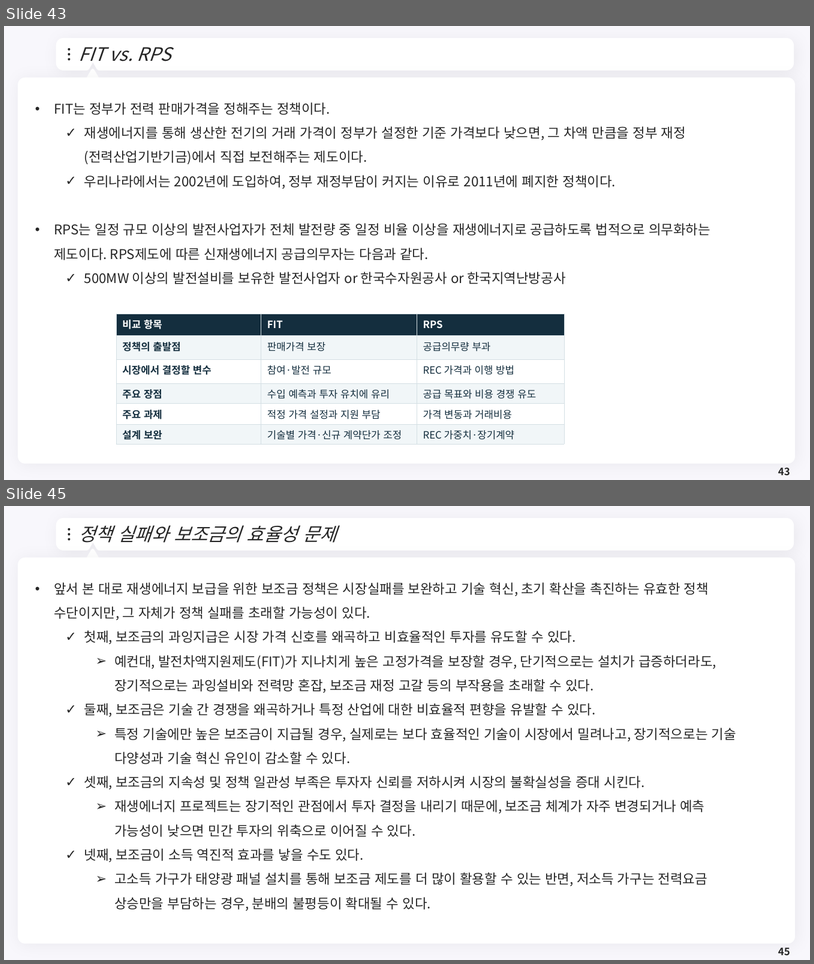
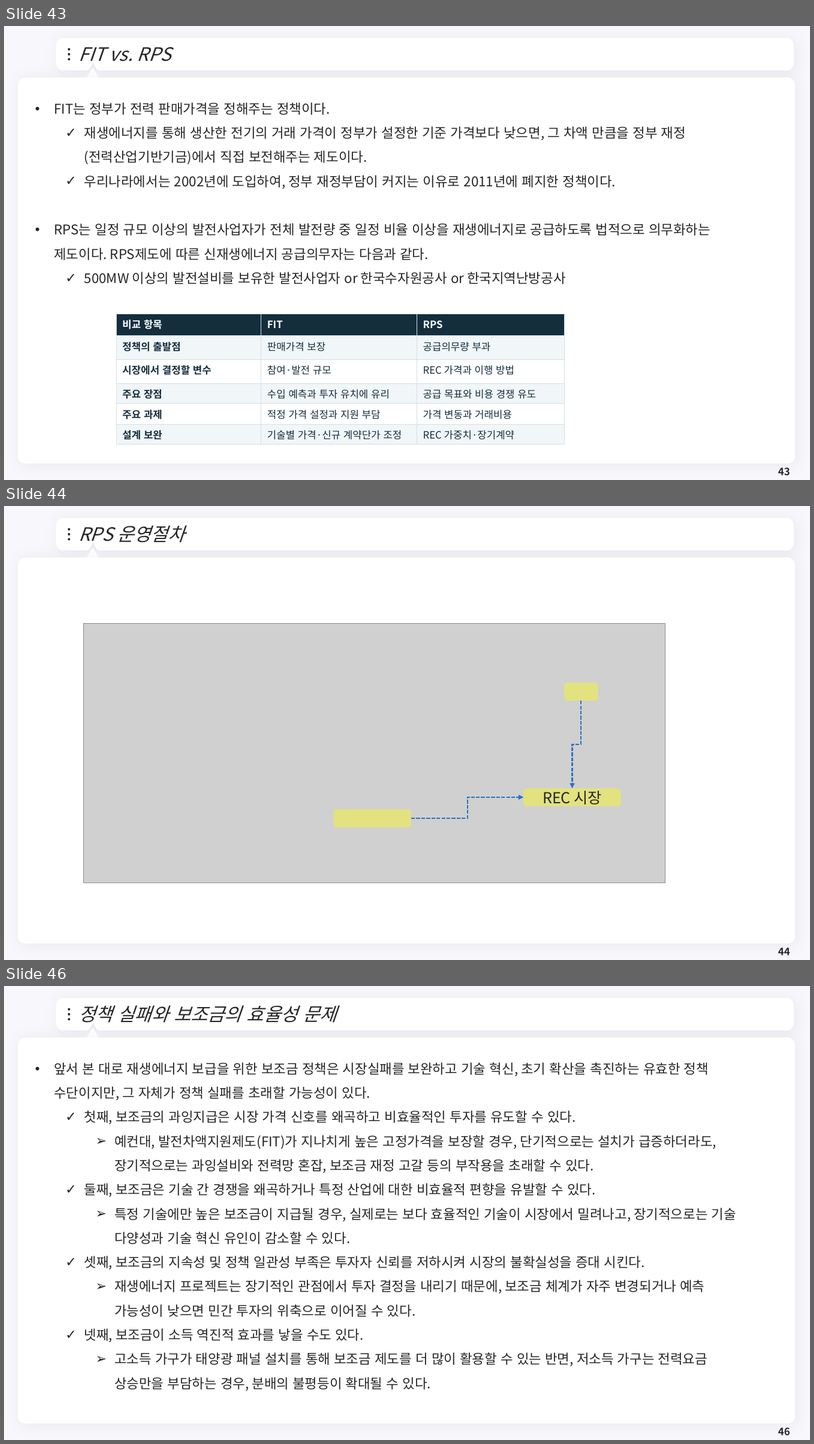
Before and after one commit to meandthey/Teaching, a slide deck: 에너지경제학/자원에너지경제학_Chapter_7 (재생에너지).pptx. Shown one above the other, each under a label of ours: slides 43 and 45 before the commit, slides 43, 44 and 46 after it; the slides between them are not shown. The pictures are 814x964 and 814x1444 pixels, drawn with LibreOffice and Linux fonts; fonts in the diff are those of the drawing; grey boxes stand for pictures; background and template pictures are left out. Boxes give left, top, right and bottom in pixels: in the first picture for what was removed or moved away, otherwise in the second. Text is boxed around its words. In the diff, an @@ line names an element or a change of style, - is before the commit and + after.

```diff
--- a/에너지경제학/자원에너지경제학_Chapter_7 (재생에너지).pptx
+++ b/에너지경제학/자원에너지경제학_Chapter_7 (재생에너지).pptx
@@ slide 44 added at [4,506,810,960], background #F8F7FC; not listed: 7 template elements that a slide beside it also shows @@
@@ title added at [78,525,185,543], 22 pt, text #262626, italic @@
+RPS 운영절차
@@ picture added at [84,624,665,883] @@
@@ rounded rectangle added at [565,682,599,701], fill #FFFF00 at 39% opacity @@
@@ elbow arrow added from (582, 701) to (573, 788), #2D72BE 1.5 pt dashed @@
@@ rounded rectangle added at [524,788,621,806], fill #FFFF00 at 39% opacity, 18 pt, text #262626 @@
+REC 시장
@@ rounded rectangle added at [333,809,411,827], fill #FFFF00 at 39% opacity @@
@@ elbow arrow added from (412, 818) to (524, 797), #2D72BE 1.5 pt dashed @@
@@ page number added at [779,947,791,955], 12 pt, text #262626, bold @@
+44
@@ what was slide 45 is now slide 46 @@
@@ page number at [779,1427,791,1435]: text changed @@
-45
+46
```
Also in this commit, not shown: 1 other slide added, 1 slide removed, 5 other files.
